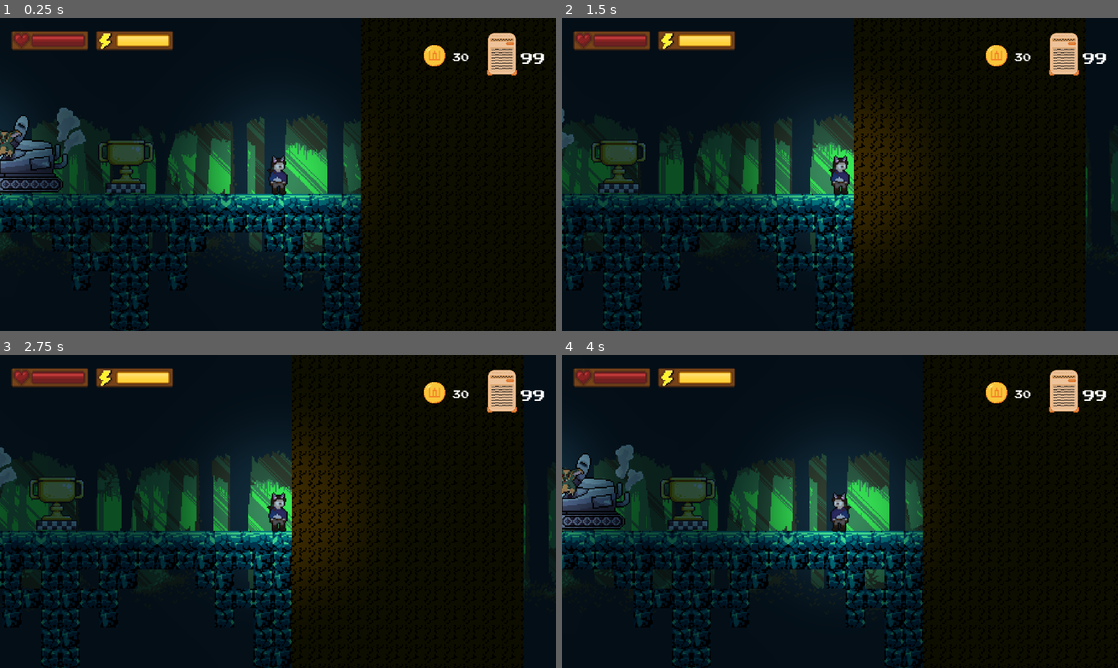
Above: before the commit, frames 1-4 (two rows, left to right).
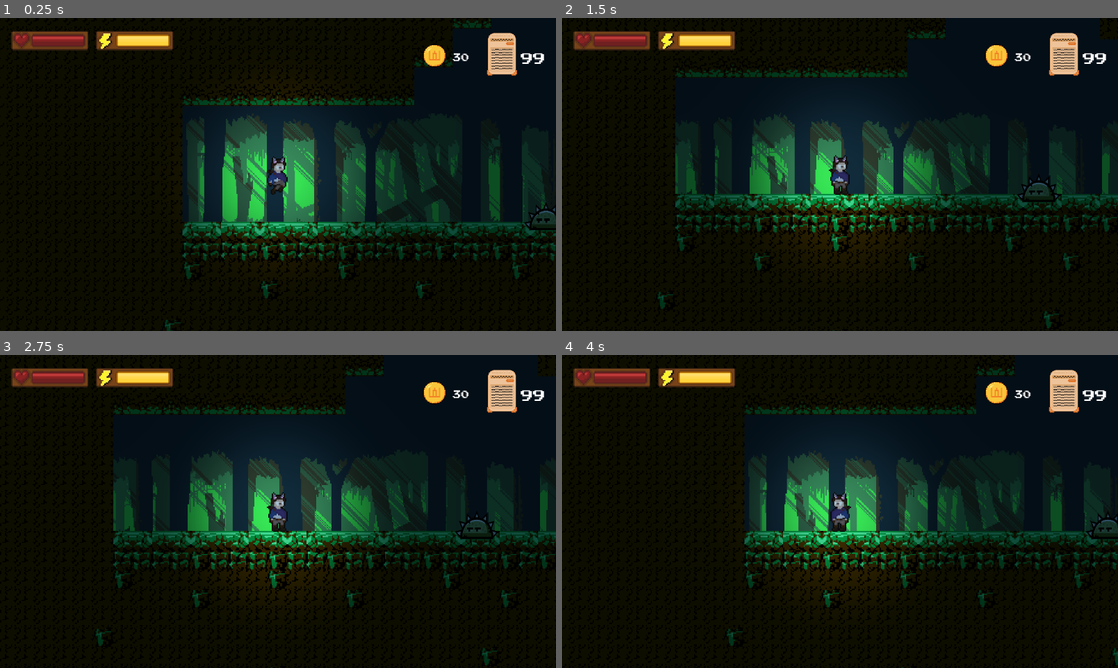
Above: after the commit, the same moments.

Repository: PoKiekKugelis/programavimo_inzinerija
Game: Godot game, scene res://scenes/game scenes/level1.tscn
The game is run twice, just before and just after one commit, with the same random seed, the same clock (stepped at 60 frames per second) and the same inputs. This scene is started directly instead of the project's main scene. The engine's default icon, where the game draws it, is replaced by a stand-in: a white triangle on a blue panel in a dark square.
Inputs (mouse positions are in pixels of both pictures, inside the frame that each line leads up to):
- Up to frame 1 (0.25 s): no input
- Up to frame 2 (1.5 s): tap Enter at 0.5 s; move the mouse to (962, 158) at 0.52 s; press the mouse at (962, 158) at 0.53 s; hold D (right) 0.53-1.25 s; release the mouse at (962, 158) at 1.25 s; drag from (728, 190) to (617, 165) at 1.27 s
- Up to frame 3 (2.75 s): click "99" at 2 s
- Up to frame 4 (4 s): move the mouse to (895, 442) at 2.77 s; hold A (left) 2.78-3.5 s; hold Right mouse button (right_mouse) 2.78-3.5 s; drag from (812, 574) to (578, 495) at 3.52 s

The runs differ from the first frame. In frame 1, 40% of the frame differs, in the area x 0-100%, y 0-100%; in frame 2, 31%; in frame 3, 31%; in frame 4, 35%.

Commit message:
Perma music always non-stop chill kmr
- One calm background song 5 minutes long in the background. Fancy chord extensions (9ths, 11ths) and stuff but pretty minimalistic only 2 chords on repeat. Not enough jazzy stuff if you ask me but will have to do.
- Fixed level1 spawning position back to (100,100) again

Diff:
--- a/scene managers/scenes/game_save.tscn
+++ b/scene managers/scenes/game_save.tscn
@@ -1,8 +1,15 @@
-[gd_scene load_steps=2 format=3 uid="uid://crhqs4lbcpl43"]
+[gd_scene load_steps=3 format=3 uid="uid://crhqs4lbcpl43"]
 
 [ext_resource type="Script" uid="uid://u4nfj0esoq7h" path="res://scene managers/scripts/game_save.gd" id="1_5k5ps"]
+[ext_resource type="AudioStream" uid="uid://u7v1bvqpuk4p" path="res://assets/sounds/Dainele.mp3" id="2_kkulv"]
 
 [node name="GameSave" type="Node"]
 script = ExtResource("1_5k5ps")
 
 [node name="CurrentView" type="Node" parent="."]
+
+[node name="AudioStreamPlayer" type="AudioStreamPlayer" parent="."]
+process_mode = 3
+stream = ExtResource("2_kkulv")
+volume_db = -15.0
+autoplay = true
--- a/scripts/game scenes/level_1.gd
+++ b/scripts/game scenes/level_1.gd
@@ -1,7 +1,7 @@
 extends Node2D
 
 @onready var player: Player = %Player
-@export var player_spawn_position: Vector2 = Vector2(4000, 0)
+@export var player_spawn_position: Vector2 = Vector2(100, 100)
 
 func _ready() -> void:
 	add_player()
Not shown: 1 places in hub/scenes/hub.tscn that only renumber resources
Not shown: 1 places in scenes/game scenes/death_screen.tscn that only renumber resources
Not shown: 1 places in scenes/game scenes/game.tscn that only renumber resources
Not shown: 2 places in scenes/game scenes/level1.tscn that only renumber resources
Not shown, added: assets/sounds/Dainele.mp3
